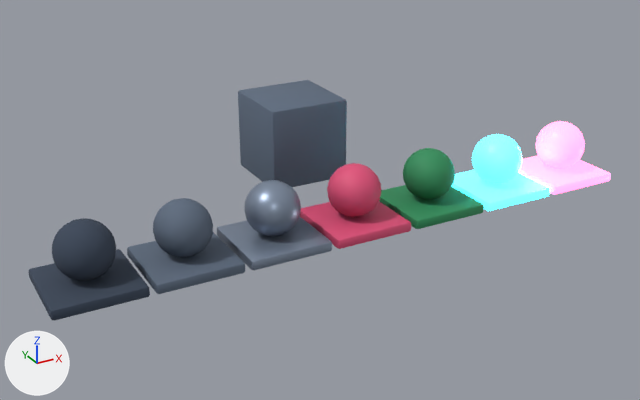
Two versions of the glTF model godot/assets/models/material_swatches.glb, one commit apart.
Before and after are seen from a 50 mm camera at (-4.68, -7.73, 4.14) aimed at (-0.11, 0.59, -0.02). Arrows for +X, +Y and +Z are at lower left; the lights stay in place. The older version comes first. Where no turn or scale is listed for an object, it has been applied to the vertices.

The first picture shows 'Swatches_algae', 'Swatches_coral', 'Swatches_glow', 'Swatches_glow_pink', 'Swatches_metal', 'Swatches_rock', 'Swatches_stone', 'Unit'.
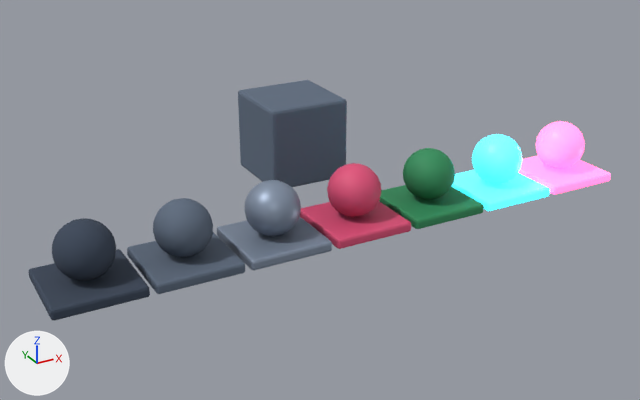
Pixel boxes (x1, y1, x2, y2) of what changed, in the pictures (640 x 400 px):
```json
{"object": "Swatches_glow", "change": "recoloured, surface changed", "before": [451, 134, 550, 211], "after": [451, 134, 550, 211]}
{"object": "Swatches_glow_pink", "change": "recoloured, surface changed", "before": [518, 121, 611, 195], "after": [518, 121, 611, 195]}
```

Edits to the scene script, one JSON object a line:
```json
{"block": "mat_glow", "where": "n0 = _N.new('ShaderNodeBsdfPrincipled'); n0.name = 'Principled BSDF'"}
{"op": "set", "path": "n0.inputs[27].default_value", "old": "(0.0497, 0.815, 1.0, 1.0)", "new": "(0.0326, 0.788, 1.0, 1.0)", "note": "'Emission Color', cyan #3fe9ff -> 'Emission Color', cyan #33e6ff"}
{"op": "set", "path": "n0.inputs[28].default_value", "old": "3.0", "new": "1.568", "note": "'Emission Strength'"}
{"block": "mat_glow_pink", "where": "n0 = _N.new('ShaderNodeBsdfPrincipled'); n0.name = 'Principled BSDF'"}
{"op": "set", "path": "n0.inputs[27].default_value", "old": "(1.0, 0.156, 0.392, 1.0)", "new": "(1.0, 0.107, 0.342, 1.0)", "note": "'Emission Color', pink #ff6ea8 -> 'Emission Color', pink #ff5c9e"}
{"op": "set", "path": "n0.inputs[28].default_value", "old": "2.5", "new": "1.8", "note": "'Emission Strength'"}
{"block": "mat_metal", "where": "n0 = _N.new('ShaderNodeBsdfPrincipled'); n0.name = 'Principled BSDF'"}
{"op": "set", "path": "n0.inputs[1].default_value", "old": "0.55", "new": "0.35", "note": "'Metallic'"}
```
